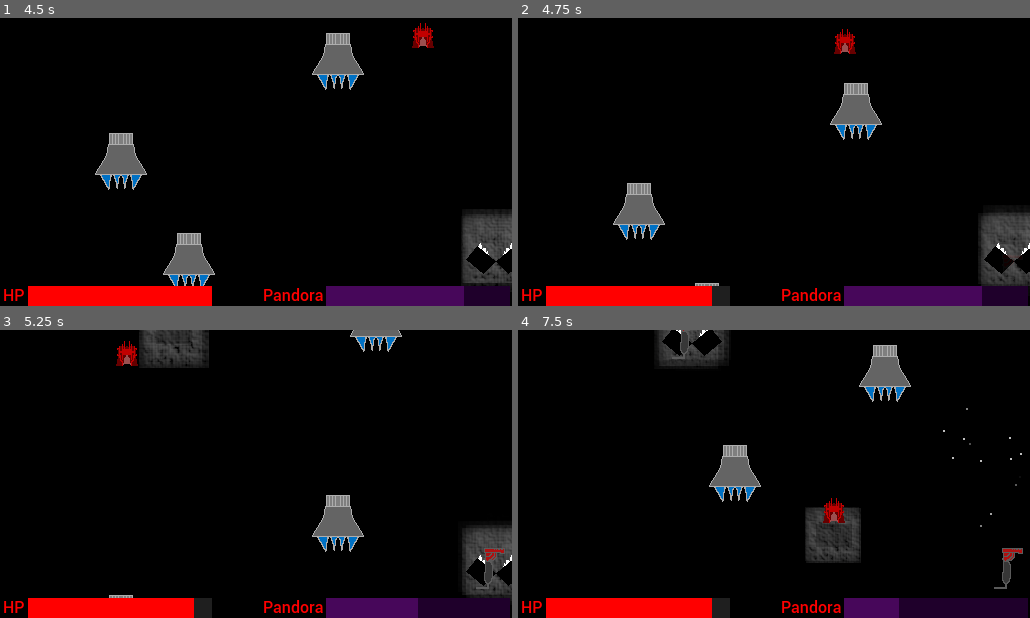
Above: before the commit, frames 1-4 (two rows, left to right).
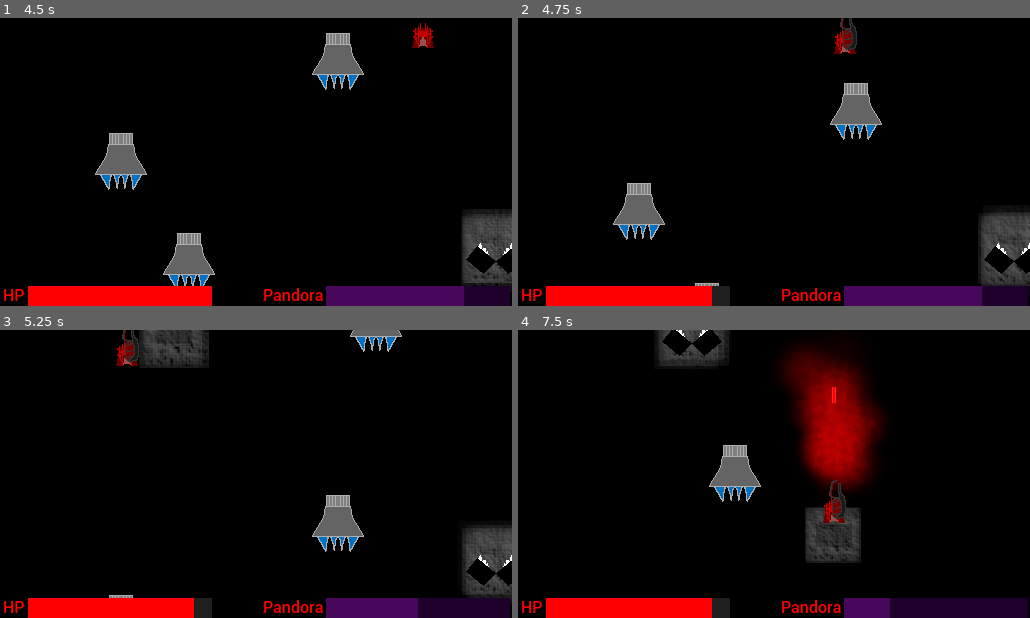
Above: after the commit, the same moments.

Repository: Dovodx/ld57
Game: Godot game, scene res://Scenes/main_menu.tscn
Two runs of this game, one before a commit and one after it. Both use one fixed random seed, a clock stepped at 60 frames per second and the inputs below.
Inputs (mouse positions are in pixels of both pictures, inside the frame that each line leads up to):
- Up to frame 1 (4.5 s): click "Start" at 0.5 s; tap Enter at 1.25 s; move the mouse to (368, 147) at 1.27 s; press the mouse at (368, 147) at 1.28 s; hold D (right) 1.28-2.03 s; move the mouse to (153, 176) at 2.02 s; release the mouse at (153, 176) at 2.03 s; hold S (back) 2.03-2.78 s; click (153, 176) at 2.1 s; move the mouse to (307, 98) at 2.77 s; press the mouse at (307, 98) at 2.78 s; hold D (right) 2.78-3.53 s; right-click (307, 98) at 2.85 s; move the mouse to (230, 219) at 3.52 s; release the mouse at (230, 219) at 3.53 s; hold W (forward) 3.53-4.28 s; click (230, 219) at 3.6 s; move the mouse to (409, 205) at 4.27 s; press the mouse at (409, 205) at 4.28 s; hold A (left) from 4.28 s (still down)
- Up to frame 2 (4.75 s): keep holding A (left)
- Up to frame 3 (5.25 s): keep holding A (left); move the mouse to (102, 430) at 5.02 s; release the mouse at (102, 430) at 5.03 s; right-click (102, 430) at 5.1 s
- Up to frame 4 (7.5 s): click (620, 430) at 5.3 s; move the mouse to (799, 474) at 5.77 s; release A (left) at 5.78 s; press the mouse at (799, 474) at 5.78 s; hold S (back) 5.78-6.53 s; move the mouse to (697, 402) at 6.52 s; release the mouse at (697, 402) at 6.53 s; hold D (right) 6.53-7.28 s; click (697, 402) at 6.6 s; move the mouse to (886, 459) at 7.27 s; press the mouse at (886, 459) at 7.28 s; hold W (forward) from 7.28 s (still down); right-click (886, 459) at 7.35 s

Frame 1 is identical in both runs. In frame 2, 0.2% of the frame differs, in the area x 62-67%, y 0-12%; in frame 3, 0.4%; in frame 4, 8.9%, in the area x 30-99%, y 0-100%.

Commit message:
More weapons, working on laser bouncing

Diff:
--- a/Prefabs/pandora's_box.tscn
+++ b/Prefabs/pandora's_box.tscn
@@ -6,6 +6,8 @@
 [ext_resource type="Texture2D" uid="uid://csaflcoumh6k7" path="res://Textures/box open 2.png" id="3_8q0cf"]
 [ext_resource type="PackedScene" uid="uid://ow2uhaljlqxs" path="res://Prefabs/pandora/vacuum.tscn" id="3_co3ow"]
 [ext_resource type="Texture2D" uid="uid://dq2e8a0l56d8p" path="res://Textures/box closed.png" id="4_co3ow"]
+[ext_resource type="PackedScene" uid="uid://nm1q3080p2f8" path="res://Prefabs/pandora/flail.tscn" id="4_yiyea"]
+[ext_resource type="PackedScene" uid="uid://l8uoj3nyjg7a" path="res://Prefabs/pandora/flamethrower.tscn" id="5_e4vc1"]
 [ext_resource type="Texture2D" uid="uid://b7ggy0uhbwiuu" path="res://Textures/box open 1.png" id="5_yiyea"]
 
 [sub_resource type="Gradient" id="Gradient_8c0lf"]
@@ -131,7 +133,7 @@
 
 [node name="pandora\'s box" type="Node2D"]
 script = ExtResource("1_8dlgq")
-prefabs = Array[PackedScene]([ExtResource("2_8q0cf"), ExtResource("3_co3ow")])
+prefabs = Array[PackedScene]([ExtResource("2_8q0cf"), ExtResource("3_co3ow"), ExtResource("4_yiyea"), ExtResource("5_e4vc1")])
 
 [node name="particles" type="GPUParticles2D" parent="."]
 amount = 10
--- /dev/null
+++ b/Prefabs/pandora/bounce_laser.tscn
@@ -0,0 +1,52 @@
+[gd_scene load_steps=9 format=3 uid="uid://ccb1r6vtk8oj1"]
+
+[ext_resource type="Texture2D" uid="uid://ubfoeyx2i0ac" path="res://Textures/pandora/bounce laser.png" id="1_rckdb"]
+[ext_resource type="Script" uid="uid://m04uvn6ic2aa" path="res://Scripts/pandora/BounceLaserScript.gd" id="1_yi2y8"]
+[ext_resource type="Script" uid="uid://buqt0ou6cf8x7" path="res://Scripts/HitboxScript.gd" id="2_ccnxn"]
+
+[sub_resource type="RectangleShape2D" id="RectangleShape2D_ccnxn"]
+size = Vector2(10, 40)
+
+[sub_resource type="Gradient" id="Gradient_rckdb"]
+colors = PackedColorArray(1, 1, 1, 1, 1, 1, 1, 0)
+
+[sub_resource type="GradientTexture1D" id="GradientTexture1D_ccnxn"]
+gradient = SubResource("Gradient_rckdb")
+
+[sub_resource type="ParticleProcessMaterial" id="ParticleProcessMaterial_rckdb"]
+particle_flag_rotate_y = true
+particle_flag_disable_z = true
+gravity = Vector3(0, 0, 0)
+color_ramp = SubResource("GradientTexture1D_ccnxn")
+
+[sub_resource type="RectangleShape2D" id="RectangleShape2D_rckdb"]
+size = Vector2(10, 40)
+
+[node name="bounce laser" type="CharacterBody2D"]
+modulate = Color(0.706346, 0, 1, 1)
+position = Vector2(191, 135)
+collision_layer = 0
+collision_mask = 48
+motion_mode = 1
+script = ExtResource("1_yi2y8")
+
+[node name="sprite" type="Sprite2D" parent="."]
+texture = ExtResource("1_rckdb")
+
+[node name="CollisionShape2D" type="CollisionShape2D" parent="."]
+visible = false
+shape = SubResource("RectangleShape2D_ccnxn")
+
+[node name="GPUParticles2D" type="GPUParticles2D" parent="."]
+texture = ExtResource("1_rckdb")
+process_material = SubResource("ParticleProcessMaterial_rckdb")
+
+[node name="hitbox" type="Area2D" parent="."]
+visible = false
+collision_layer = 4
+collision_mask = 2
+script = ExtResource("2_ccnxn")
+damage = 3
+
+[node name="CollisionShape2D" type="CollisionShape2D" parent="hitbox"]
+shape = SubResource("RectangleShape2D_rckdb")
--- /dev/null
+++ b/Prefabs/pandora/flail.tscn
@@ -0,0 +1,85 @@
+[gd_scene load_steps=9 format=3 uid="uid://nm1q3080p2f8"]
+
+[ext_resource type="Script" uid="uid://c74aq7dxl0mpw" path="res://Scripts/pandora/FlailScript.gd" id="1_0l24l"]
+[ext_resource type="Texture2D" uid="uid://bkd283nl8qeg3" path="res://Textures/pandora/flail ball.png" id="1_6wm2o"]
+[ext_resource type="Texture2D" uid="uid://dylkcj3dk3cde" path="res://Textures/pandora/flail chain.png" id="1_w45bo"]
+[ext_resource type="Script" uid="uid://buqt0ou6cf8x7" path="res://Scripts/HitboxScript.gd" id="2_w6qna"]
+
+[sub_resource type="CircleShape2D" id="CircleShape2D_w6qna"]
+radius = 34.0147
+
+[sub_resource type="Animation" id="Animation_w45bo"]
+resource_name = "swing"
+length = 0.666668
+loop_mode = 1
+step = 0.0166667
+tracks/0/type = "value"
+tracks/0/imported = false
+tracks/0/enabled = true
+tracks/0/path = NodePath("ball:rotation")
+tracks/0/interp = 1
+tracks/0/loop_wrap = true
+tracks/0/keys = {
+"times": PackedFloat32Array(0, 0.666667),
+"transitions": PackedFloat32Array(1, 1),
+"update": 0,
+"values": [0.0, 6.28319]
+}
+
+[sub_resource type="Animation" id="Animation_0l24l"]
+length = 0.001
+tracks/0/type = "value"
+tracks/0/imported = false
+tracks/0/enabled = true
+tracks/0/path = NodePath("ball:rotation")
+tracks/0/interp = 1
+tracks/0/loop_wrap = true
+tracks/0/keys = {
+"times": PackedFloat32Array(0),
+"transitions": PackedFloat32Array(1),
+"update": 0,
+"values": [0.0]
+}
+
+[sub_resource type="AnimationLibrary" id="AnimationLibrary_trm2t"]
+_data = {
+&"RESET": SubResource("Animation_0l24l"),
+&"swing": SubResource("Animation_w45bo")
+}
+
+[node name="flail" type="Node2D"]
+script = ExtResource("1_0l24l")
+
+[node name="ball" type="Node2D" parent="."]
+
+[node name="chain sprite" type="Sprite2D" parent="ball"]
+z_index = 1
+position = Vector2(0, -32)
+texture = ExtResource("1_w45bo")
+
+[node name="sprite" type="Sprite2D" parent="ball"]
+z_index = 2
+position = Vector2(0, -80)
+texture = ExtResource("1_6wm2o")
+
+[node name="hitbox" type="Area2D" parent="ball"]
+position = Vector2(0, -80)
+script = ExtResource("2_w6qna")
+damage = 5
+
+[node name="CollisionShape2D" type="CollisionShape2D" parent="ball/hitbox"]
+visible = false
+shape = SubResource("CircleShape2D_w6qna")
+
+[node name="AnimationPlayer" type="AnimationPlayer" parent="."]
+libraries = {
+&"": SubResource("AnimationLibrary_trm2t")
+}
+
+[node name="deathtimer" type="Timer" parent="."]
+process_callback = 0
+wait_time = 5.0
+one_shot = true
+autostart = true
+
+[connection signal="timeout" from="deathtimer" to="." method="queue_free"]
--- /dev/null
+++ b/Prefabs/pandora/flamethrower.tscn
@@ -0,0 +1,156 @@
+[gd_scene load_steps=11 format=3 uid="uid://l8uoj3nyjg7a"]
+
+[ext_resource type="Script" uid="uid://cxgwg5snrvmmb" path="res://Scripts/pandora/FlamethrowerScript.gd" id="1_g4bbo"]
+[ext_resource type="Texture2D" uid="uid://1poelbjstdh3" path="res://Textures/pandora/flamethrower.png" id="1_mrwux"]
+[ext_resource type="Texture2D" uid="uid://dvdoevwle2ryi" path="res://Textures/pandora/fire particle.png" id="2_sgfmj"]
+
+[sub_resource type="RectangleShape2D" id="RectangleShape2D_mrwux"]
+size = Vector2(88, 130)
+
+[sub_resource type="Gradient" id="Gradient_sgfmj"]
+offsets = PackedFloat32Array(0, 0.154545, 0.281818, 1)
+colors = PackedColorArray(1, 1, 1, 0, 1, 1, 1, 1, 1, 1, 1, 1, 1, 1, 1, 0)
+
+[sub_resource type="GradientTexture1D" id="GradientTexture1D_g4bbo"]
+gradient = SubResource("Gradient_sgfmj")
+
+[sub_resource type="ParticleProcessMaterial" id="ParticleProcessMaterial_g4bbo"]
+particle_flag_disable_z = true
+emission_shape = 3
+emission_box_extents = Vector3(17.21, 1, 1)
+direction = Vector3(0, -1, 0)
+spread = 15.0
+initial_velocity_min = 172.55
+initial_velocity_max = 172.55
+gravity = Vector3(0, 0, 0)
+scale_min = 1.5
+scale_max = 1.5
+color = Color(1, 0, 0, 0.580392)
+color_ramp = SubResource("GradientTexture1D_g4bbo")
+
+[sub_resource type="Animation" id="Animation_g4bbo"]
+resource_name = "flame"
+length = 7.0
+step = 0.0166667
+tracks/0/type = "value"
+tracks/0/imported = false
+tracks/0/enabled = true
+tracks/0/path = NodePath("GPUParticles2D:emitting")
+tracks/0/interp = 1
+tracks/0/loop_wrap = true
+tracks/0/keys = {
+"times": PackedFloat32Array(0, 1, 6),
+"transitions": PackedFloat32Array(1, 1, 1),
+"update": 1,
+"values": [false, true, false]
+}
+tracks/1/type = "value"
+tracks/1/imported = false
+tracks/1/enabled = true
+tracks/1/path = NodePath("sprite:position")
+tracks/1/interp = 0
+tracks/1/loop_wrap = true
+tracks/1/keys = {
+"times": PackedFloat32Array(0, 0.2, 0.4),
+"transitions": PackedFloat32Array(1, 1, 1),
+"update": 0,
+"values": [Vector2(0, 0), Vector2(0, 4), Vector2(0, 0)]
+}
+tracks/2/type = "value"
+tracks/2/imported = false
+tracks/2/enabled = true
+tracks/2/path = NodePath(".:hitbox_active")
+tracks/2/interp = 1
+tracks/2/loop_wrap = true
+tracks/2/keys = {
+"times": PackedFloat32Array(0, 1, 6),
+"transitions": PackedFloat32Array(1, 1, 1),
+"update": 1,
+"values": [false, true, false]
+}
+tracks/3/type = "method"
+tracks/3/imported = false
+tracks/3/enabled = true
+tracks/3/path = NodePath(".")
+tracks/3/interp = 1
+tracks/3/loop_wrap = true
+tracks/3/keys = {
+"times": PackedFloat32Array(7),
+"transitions": PackedFloat32Array(1),
+"values": [{
+"args": [],
+"method": &"queue_free"
+}]
+}
+
+[sub_resource type="Animation" id="Animation_0gifn"]
+length = 0.001
+tracks/0/type = "value"
+tracks/0/imported = false
+tracks/0/enabled = true
+tracks/0/path = NodePath("GPUParticles2D:emitting")
+tracks/0/interp = 1
+tracks/0/loop_wrap = true
+tracks/0/keys = {
+"times": PackedFloat32Array(0),
+"transitions": PackedFloat32Array(1),
+"update": 1,
+"values": [false]
+}
+tracks/1/type = "value"
+tracks/1/imported = false
+tracks/1/enabled = true
+tracks/1/path = NodePath("sprite:position")
+tracks/1/interp = 1
+tracks/1/loop_wrap = true
+tracks/1/keys = {
+"times": PackedFloat32Array(0),
+"transitions": PackedFloat32Array(1),
+"update": 0,
+"values": [Vector2(0, 0)]
+}
+tracks/2/type = "value"
+tracks/2/imported = false
+tracks/2/enabled = true
+tracks/2/path = NodePath(".:hitbox_active")
+tracks/2/interp = 1
+tracks/2/loop_wrap = true
+tracks/2/keys = {
+"times": PackedFloat32Array(0),
+"transitions": PackedFloat32Array(1),
+"update": 1,
+"values": [false]
+}
+
+[sub_resource type="AnimationLibrary" id="AnimationLibrary_0gifn"]
+_data = {
+&"RESET": SubResource("Animation_0gifn"),
+&"flame": SubResource("Animation_g4bbo")
+}
+
+[node name="flamethrower" type="Node2D"]
+script = ExtResource("1_g4bbo")
+hitbox_active = false
+
+[node name="sprite" type="Sprite2D" parent="."]
+z_index = 6
+texture = ExtResource("1_mrwux")
+
+[node name="box" type="CollisionShape2D" parent="."]
+visible = false
+position = Vector2(3, -92)
+shape = SubResource("RectangleShape2D_mrwux")
+
+[node name="GPUParticles2D" type="GPUParticles2D" parent="."]
+position = Vector2(3, -27)
+emitting = false
+amount = 20
+texture = ExtResource("2_sgfmj")
+lifetime = 0.8
+local_coords = true
+process_material = SubResource("ParticleProcessMaterial_g4bbo")
+
+[node name="AnimationPlayer" type="AnimationPlayer" parent="."]
+libraries = {
+&"": SubResource("AnimationLibrary_0gifn")
+}
--- a/Scripts/PandoraScript.gd
+++ b/Scripts/PandoraScript.gd
@@ -7,8 +7,10 @@
 	$AnimationPlayer.play("open")
 
 func spawn_weapon():
-	var index = randi_range(1, prefabs.size() - 1)
+	var index = randi_range(3, prefabs.size() - 1)
 	var weapon = prefabs[index].instantiate()
-	#todo: maybe different spawn points for certain weapons?
-	weapon.global_position = global_position
-	get_tree().root.add_child(weapon)
+	if index == 2 or 3:
+		get_node("/root/level/player").add_child(weapon)
+	else:
+		weapon.global_position = global_position
+		get_tree().root.add_child(weapon)
--- /dev/null
+++ b/Scripts/pandora/BounceLaserScript.gd
@@ -0,0 +1,20 @@
+extends CharacterBody2D
+
+var speed = 200
+var angle_min = 10
+var angle_max = 40
+var xmax = 512
+var xmin = 0
+var ymax = 288 - 16
+var ymin = 0
+
+func _ready() -> void:
+	global_rotation_degrees = randf_range(angle_min, angle_max) * sign(randf_range(-1, 1))
+
+func _physics_process(delta: float) -> void:
+	if global_position.x > xmax or global_position.x < xmin:
+		scale.x *= sign(global_position.x - (xmax - xmin) / 2)
+	if global_position.y > ymax or global_position.y < ymin:
+		scale.y *= sign(global_position.y - (ymax - ymin) / 2)
+	velocity = -transform.y * speed
+	move_and_slide()
--- /dev/null
+++ b/Scripts/pandora/FlailScript.gd
@@ -0,0 +1,4 @@
+extends Node2D
+
+func _ready() -> void:
+	$AnimationPlayer.play("swing")
--- /dev/null
+++ b/Scripts/pandora/FlamethrowerScript.gd
@@ -0,0 +1,18 @@
+extends Node2D
+
+@export var hitbox_active = true
+var damage = 1
+@export var hitbox: RectangleShape2D
+
+func _ready() -> void:
+	$AnimationPlayer.play("flame")
+
+func _physics_process(delta: float) -> void:
+	if hitbox_active == false: return
+	for item in get_tree().get_nodes_in_group("enemies"):
+		if (item.global_position.y > $box.global_position.y - $box.shape.size.y / 1.8 and
+			item.global_position.y < $box.global_position.y + $box.shape.size.y / 1.8 and
+			item.global_position.x > $box.global_position.x - $box.shape.size.x / 1.8 and
+			item.global_position.x < $box.global_position.x + $box.shape.size.x / 1.8):
+			print("hit with flames")
+			item.get_node("healthnode").take_damage(damage)
Not shown: 1 places in Prefabs/pandora's_box.tscn that only renumber resources
Not shown, added: Scripts/pandora/BounceLaserScript.gd.uid
Not shown, added: Scripts/pandora/FlailScript.gd.uid
Not shown, added: Scripts/pandora/FlamethrowerScript.gd.uid
Binary file added: Textures/pandora/bounce laser.png
Not shown, added: Textures/pandora/bounce laser.png.import
Binary file added: Textures/pandora/fire particle.png
Not shown, added: Textures/pandora/fire particle.png.import
Binary file added: Textures/pandora/flail ball.png
Not shown, added: Textures/pandora/flail ball.png.import
Binary file added: Textures/pandora/flail chain.png
Not shown, added: Textures/pandora/flail chain.png.import
(and 4 more such lines)
